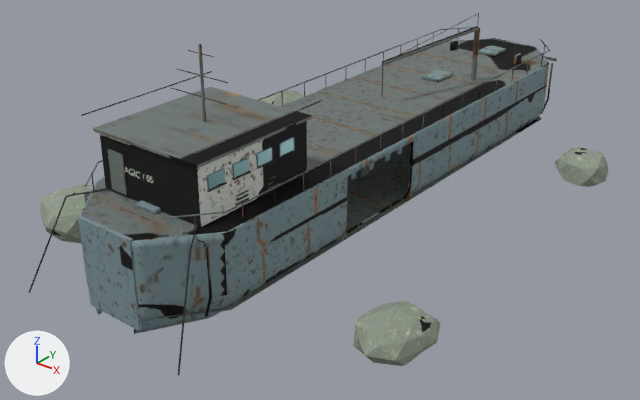
The Blender file assets/blender/wreckward_freighter.blend, before and after one commit.
Before and after are seen from a 50 mm lens placed at (27.5, -38.1, 22.1), pointed at (-0.6, -3.0, 0.3). Every picture has the same lights, and +X, +Y and +Z are marked at lower left. The older version comes first.

In view in the first picture: 'Freighter finish Clouded bridge glazing', 'Freighter finish Corroded structural steel', 'Freighter finish Encrusted seabed stones', 'Freighter finish Oxidized hull coating', 'Freighter finish Sealed equipment rubber', 'Freighter finish Weathered bridge enamel' and 1 more.
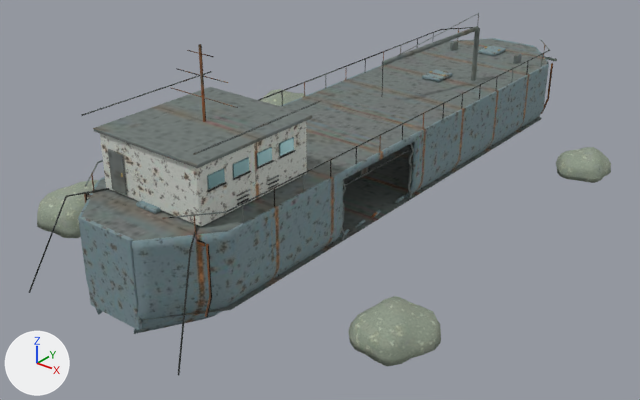
Boxes (x1, y1, x2, y2) around the edits, measured in the pictures (640 x 400 px; the box of a moved part takes in the faces that stretch with it):
'Freighter finish Encrusted seabed stones', reshaped: before (40, 90, 609, 366); after (37, 89, 611, 366)
part 1 of me_breached_curved_hull, moved or reshaped: (78, 38, 549, 334) in both
part 2 of me_breached_curved_hull, surface changed: (78, 38, 535, 330) in both
part 3 of me_cargo_sole, reshaped (mostly hidden afterwards): before (81, 24, 557, 317); after (87, 44, 557, 247)
part 4 of me_cargo_sole, surface changed: (82, 24, 556, 299) in both
part 5 of me_cube_050, cut back: before (100, 121, 307, 227); after (110, 168, 305, 227)
part 6 of me_cube_050, surface changed (black to grey): (100, 121, 307, 226) in both
part 7 of me_icosphere, reshaped: before (40, 184, 93, 244); after (37, 180, 99, 238)
part 8 of me_icosphere, built on: before (260, 90, 304, 106); after (260, 89, 306, 106)
part 9 of me_icosphere, built on: before (353, 301, 437, 366); after (348, 296, 441, 366)
part 10 of me_icosphere, reshaped: before (554, 147, 609, 187); after (556, 147, 611, 183)

What the commit changed:
me_breached_curved_hull is used by ob_freighter_finish_oxidized_hull_coating; location (0.0, 0.0, 0.0).
me_breached_curved_hull had 6396 vertices, 5878 faces and spanned x -4.2..4.2, y -18.1..18.1, z 0.1..5.1.
me_breached_curved_hull now has 4356 vertices, 3980 faces and spans x -4.2..4.2, y -18.1..18.1, z 0.1..5.1.
me_breached_curved_hull part 1: 384 vertices moved within x -4.2..4.2, y -16.6..16.6, z 0.1..4.8; 5440 vertices removed from x -4.2..4.2, y -18.1..18.1, z 0.1..5.0; 3400 vertices added at x -4.2..4.2, y -18.1..18.1, z 0.1..4.8.
me_breached_curved_hull part 2: 269 kept faces spanning x -4.2..4.2, y -18.1..18.1, z 0.1..5.1 get new texture (UV) coordinates.
me_cargo_sole is used by ob_freighter_finish_corroded_structural_steel; location (0.0, 0.0, 0.0).
me_cargo_sole had 9370 vertices, 8694 faces and spanned x -4.2..4.2, y -18.0..18.0, z 0.4..11.4.
me_cargo_sole now has 8084 vertices, 7754 faces and spans x -4.2..4.2, y -18.0..18.0, z 0.4..11.4.
me_cargo_sole part 3: 179 vertices moved within x -4.1..4.1, y -16.0..17.0, z 1.0..5.8; 1732 vertices removed from x -4.1..4.1, y -17.0..17.0, z 0.4..11.4; 446 vertices added at x -3.9..4.0, y -15.0..15.0, z 1.0..4.2.
me_cargo_sole part 4: 5439 kept faces spanning x -4.2..4.2, y -18.0..18.0, z 0.4..11.4 get new texture (UV) coordinates.
me_cube_050 is used by ob_freighter_finish_weathered_bridge_enamel; location (0.0, -12.0, 6.3).
me_cube_050 had 56 vertices, 54 faces and spanned x -3.1..3.1, y -3.5..3.5, z -1.4..1.4.
me_cube_050 now has 24 vertices, 26 faces and spans x -3.1..3.1, y -3.5..3.5, z -1.4..1.4.
Part 5, on me_cube_050:
32 vertices are removed from x -3.08..3.08, y -3.48..3.48, z -1.38..1.38.
48 faces are deleted.
20 new faces join them.
me_cube_050 part 6: 6 kept faces spanning x -3.1..3.1, y -3.5..3.5, z -1.4..1.4 get new texture (UV) coordinates.
me_icosphere is used by ob_freighter_finish_encrusted_seabed_stones; location (9.0, 11.0, 0.25); scale (1.6, 1.76, 1.04).
me_icosphere had 168 vertices, 320 faces and spanned x -14.4..1.7, y -14.5..1.0, z -1.5..1.4.
me_icosphere now has 648 vertices, 1280 faces and spans x -14.3..1.8, y -14.4..1.1, z -0.4..1.5.
me_icosphere part 7: 2 vertices moved within x -12.7..-12.4, y -14.2..-12.7, z 0.0..1.1; 37 vertices removed from x -13.0..-10.7, y -14.5..-11.5, z -1.5..1.3; 157 vertices added at x -13.3..-10.5, y -14.4..-11.7, z -0.4..1.5.
me_icosphere part 8: 2 vertices moved within x -13.1..-12.5, y -2.3..-1.0, z 0.0..1.0; 34 vertices removed from x -14.4..-11.8, y -3.6..-1.1, z -1.3..1.4; 154 vertices added at x -14.3..-11.8, y -3.5..-0.9, z -0.3..1.3.
me_icosphere part 9: 34 vertices removed from x -0.5..1.6, y -13.8..-11.2, z -1.3..1.2; 154 vertices added at x -0.6..1.8, y -13.6..-11.3, z -0.3..1.3.
me_icosphere part 10: 31 vertices removed from x -1.1..0.9, y -0.9..0.9, z -1.0..1.0; 151 vertices added at x -1.1..0.9, y -1.0..1.1, z -0.3..1.1.
me_icosphere part 11: the surface is now shaded smooth.
